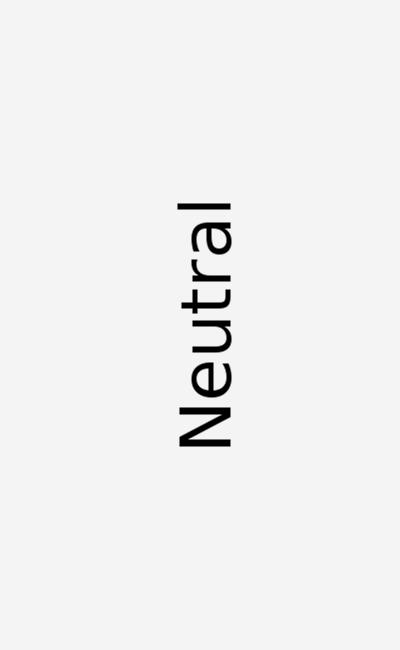
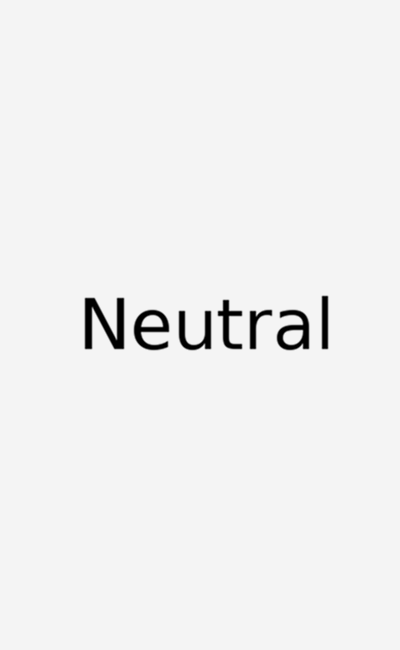
Layer changes from the first 400×650 image to the second:
painted on "Neutral" over (x1=84, y1=203, x2=329, y2=447)
